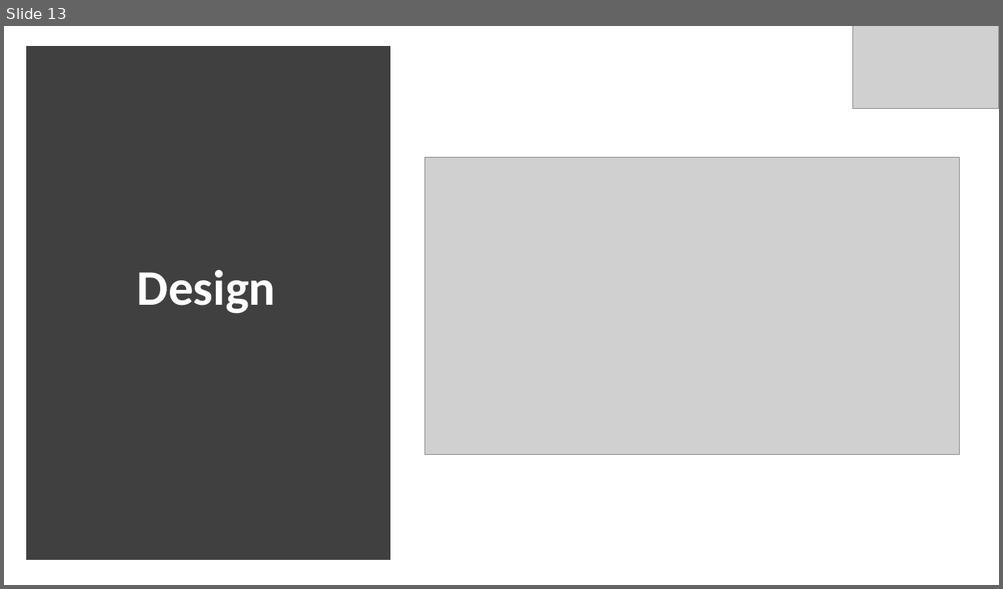
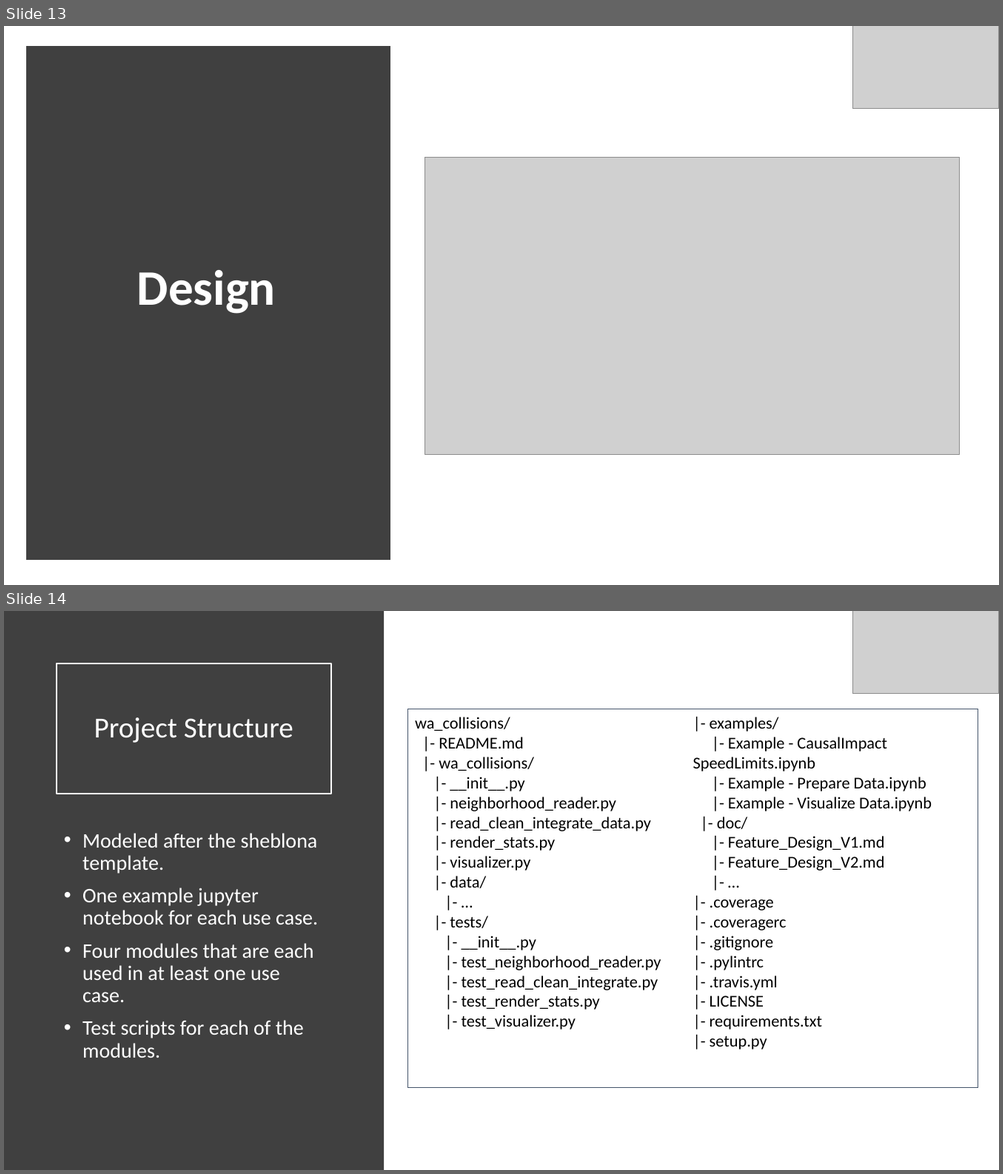
Before and after one commit to gdc3000/wa_collisions, a slide deck: doc/wa_collisions_final_presentation.pptx. Shown one above the other, each under a label of ours: slide 13 before the commit, slides 13 and 14 after it. The pictures are 1003x589 and 1003x1174 pixels, drawn with LibreOffice and Linux fonts; fonts in the diff are those of the drawing; grey boxes stand for pictures. Boxes give left, top, right and bottom in pixels: in the first picture for what was removed or moved away, otherwise in the second. Text is boxed around its words. In the diff, an @@ line names an element or a change of style, - is before the commit and + after.

```diff
--- a/doc/wa_collisions_final_presentation.pptx
+++ b/doc/wa_collisions_final_presentation.pptx
@@ slide 14 added at (4,611,999,1170), background #FFFFFF @@
@@ rectangle added at (4,611,384,1170), fill #404040 @@
@@ picture added at (852,611,999,693) @@
@@ title added at (57,664,331,794), outline #FFFFFF 1.5 pt, 28 pt, text #FFFFFF @@
+Project Structure
@@ rectangle added at (407,709,979,1088), outline #44546A 0.75 pt, 16 pt, text #000000 @@
+wa_collisions/
+|- README.md
+|- wa_collisions/
+|- __init__.py
+|- neighborhood_reader.py
+|- read_clean_integrate_data.py
+|- render_stats.py
+|- visualizer.py
+|- data/
+|- …
+|- tests/
+|- __init__.py
+|- test_neighborhood_reader.py
+|- test_read_clean_integrate.py
+|- test_render_stats.py
+|- test_visualizer.py
+|- examples/
+|- Example - CausalImpact SpeedLimits.ipynb
+|- Example - Prepare Data.ipynb
+|- Example - Visualize Data.ipynb
+|- doc/
+|- Feature_Design_V1.md
+|- Feature_Design_V2.md
+|- …
+|- .coverage
+|- .coveragerc
+|- .gitignore
+|- .pylintrc
+|- .travis.yml
+|- LICENSE
+|- requirements.txt
+|- setup.py
@@ text added at (82,833,318,1058), 20 pt, text #FFFFFF @@
+• Modeled after the sheblona template.
+• One example jupyter notebook for each use case.
+• Four modules that are each used in at least one use case.
+• Test scripts for each of the modules.
```
Also in this commit, not shown: 2 slides removed, 6 other files.
